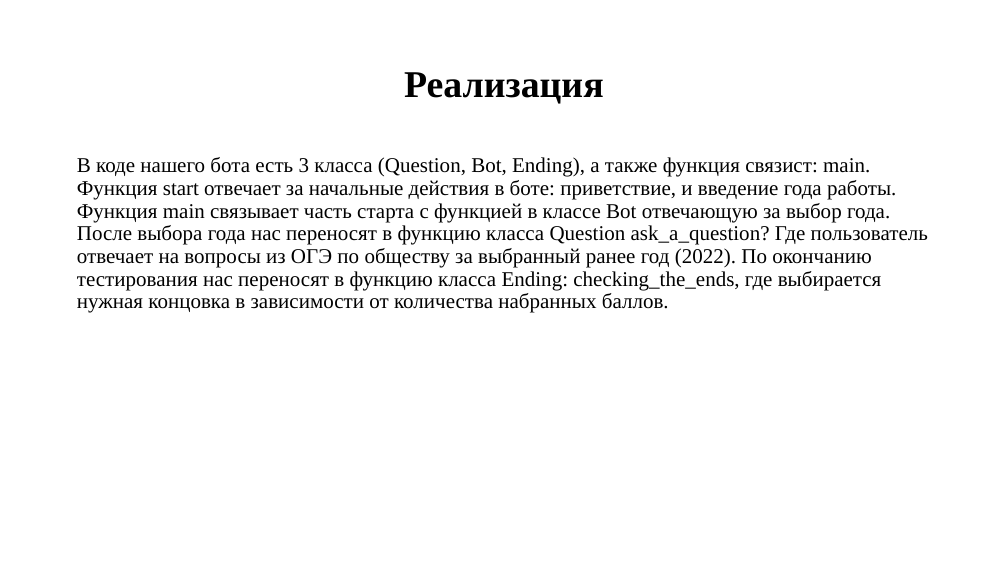
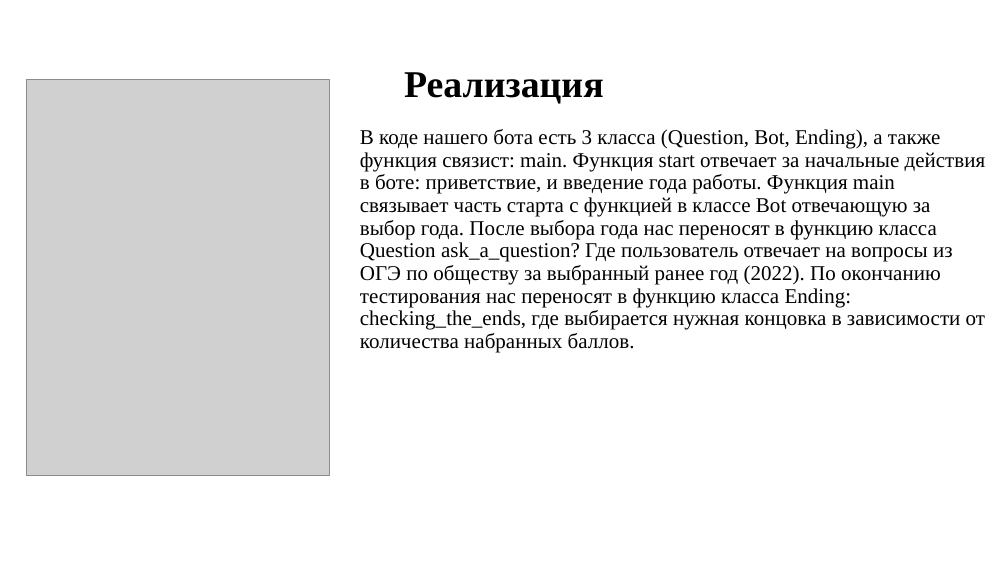
Before and after one commit to hcupakabra/Project_E_N, a slide deck: slide 3 of Project_E_N/бот в телеграмме презентация.pptx. Drawn at 1008x567 pixels with LibreOffice and Linux fonts; fonts in the diff are those of the drawing; grey boxes stand for pictures. Boxes give left, top, right and bottom in pixels: in the first picture for what was removed or moved away, otherwise in the second. Text is boxed around its words. In the diff, an @@ line names an element or a change of style, - is before the commit and + after.

```diff
--- a/Project_E_N/бот в телеграмме презентация.pptx
+++ b/Project_E_N/бот в телеграмме презентация.pptx
@@ picture added at (26,79,330,475) @@
@@ text "В коде нашего бота есть ..." rewrapped from (77,157,928,313) to (360,129,986,353) @@
```
Also in this commit, not shown: 4 other slides changed, 2 other files.
